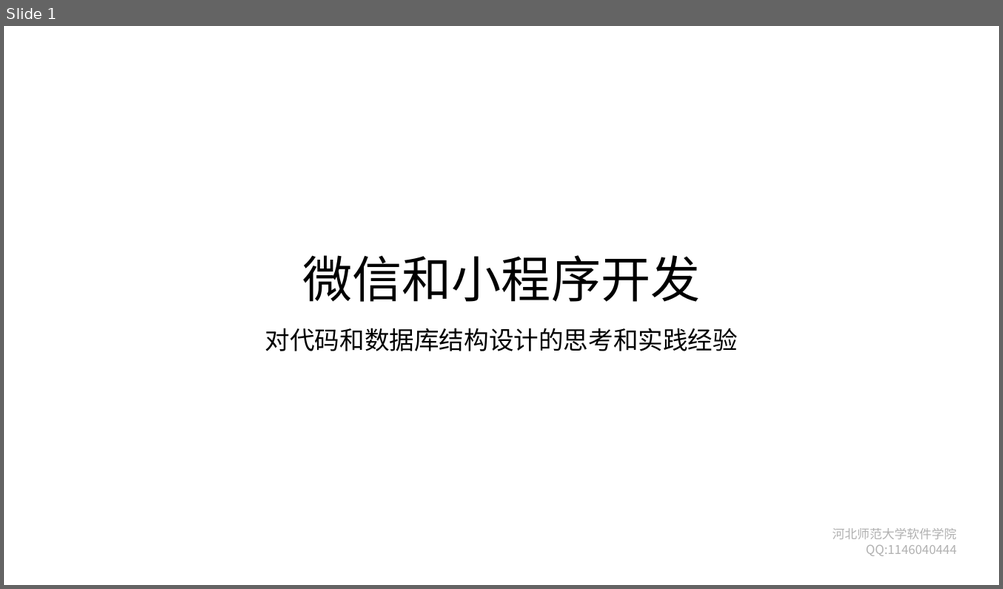
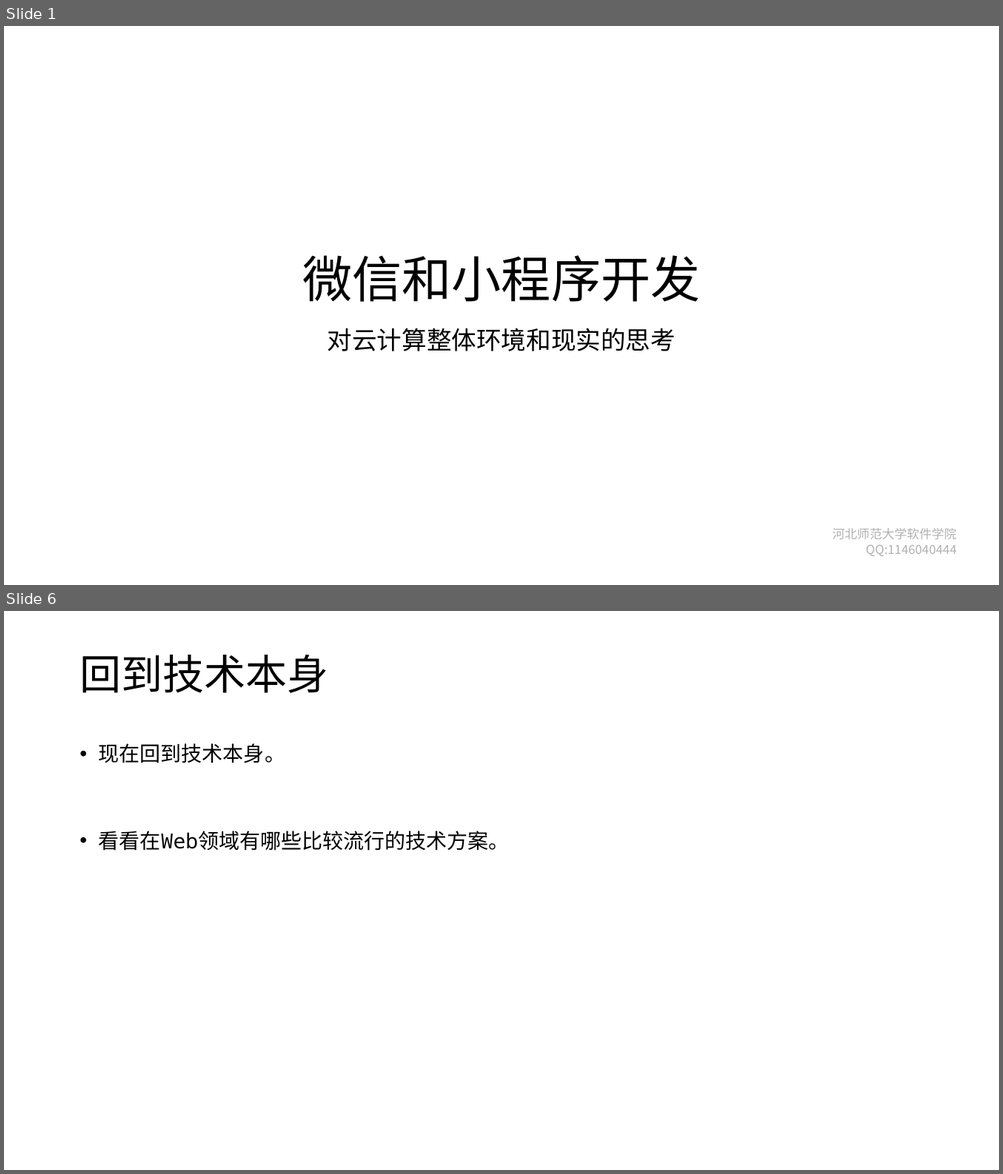
Before and after one commit to edu2act/course-wechat-and-miniprogram, a slide deck: materials/ch11/ch11-代码和数据库结构设计思考.pptx. Shown one above the other, each under a label of ours: slide 1 before the commit, slides 1 and 6 after it; the slides between them are not shown. The pictures are 1003x589 and 1003x1174 pixels, drawn with LibreOffice and Linux fonts; fonts in the diff are those of the drawing; background and template pictures are left out. Boxes give left, top, right and bottom in pixels: in the first picture for what was removed or moved away, otherwise in the second. Text is boxed around its words. In the diff, an @@ line names an element or a change of style, - is before the commit and + after.

```diff
--- a/materials/ch11/ch11-代码和数据库结构设计思考.pptx
+++ b/materials/ch11/ch11-代码和数据库结构设计思考.pptx
@@ slide 6 added at [4,611,999,1170], background #FFFFFF @@
@@ title added at [79,655,328,693], 40 pt, text #000000 @@
+回到技术本身
@@ text added at [99,743,509,851], 20 pt, text #000000 @@
+• 现在回到技术本身。
+• 看看在Web领域有哪些比较流行的技术方案。
@@ slide 1 changed as well @@
@@ subtitle at [327,328,675,352]: text changed @@
-对代码和数据库结构设计的思考和实践经验
+对云计算整体环境和现实的思考
```
Also in this commit, not shown: 6 other slides changed, 5 other slides added, 12 slides removed.
